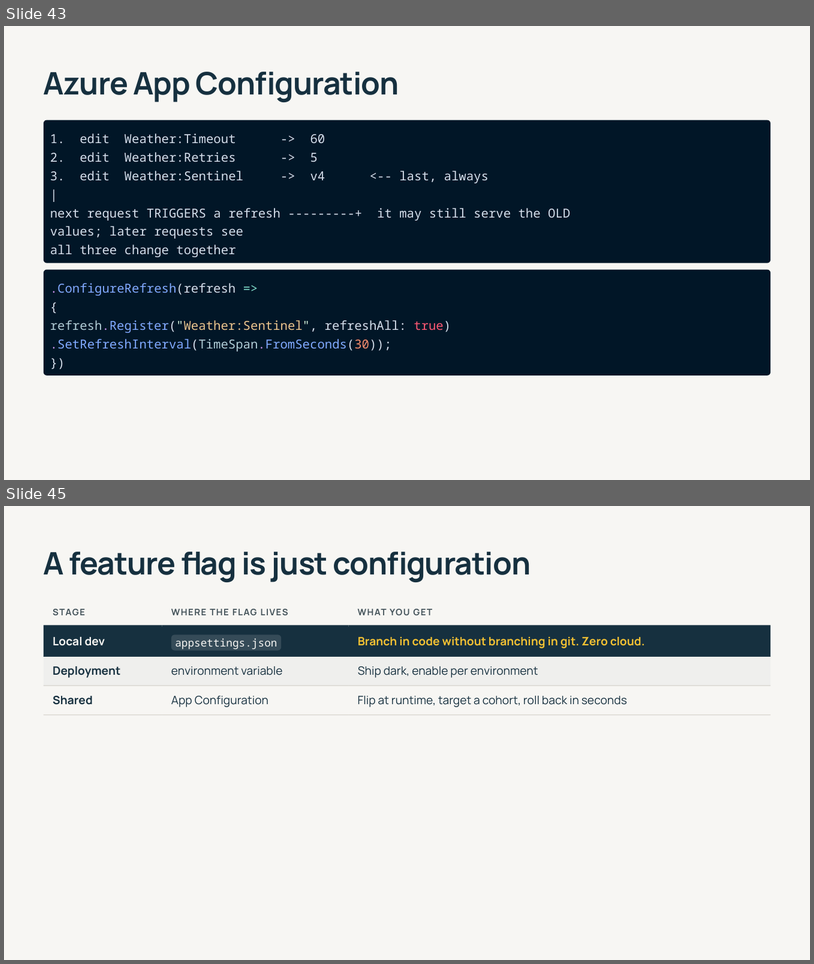
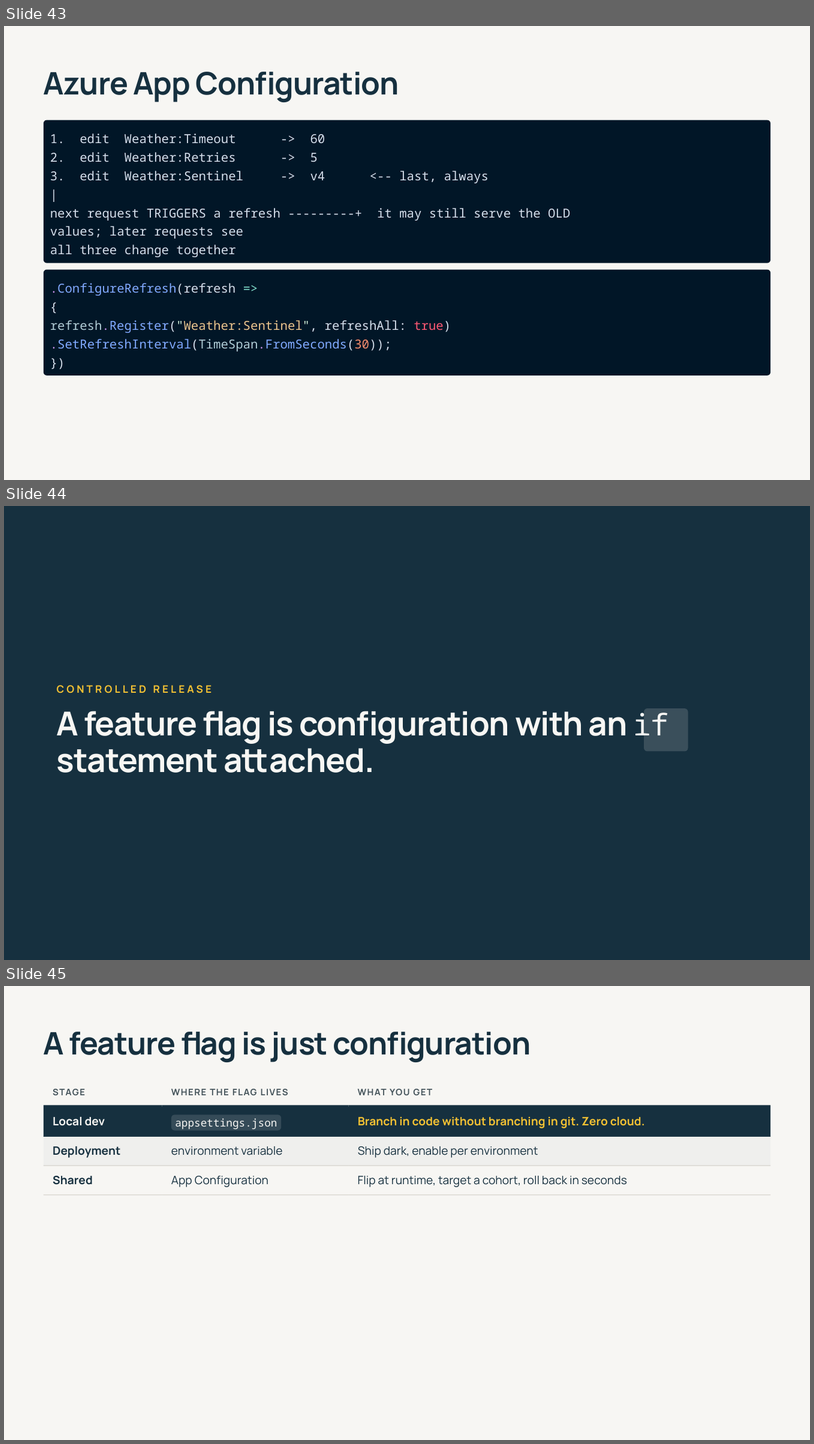
Before and after one commit to 1kevgriff/modern-dotnet-configuration, a slide deck: slides/modern-dotnet-configuration.pptx. Shown one above the other, each under a label of ours: slides 43 and 45 before the commit, slides 43, 44 and 45 after it; the slides between them are not shown. The pictures are 814x964 and 814x1444 pixels, drawn with LibreOffice and Linux fonts; fonts in the diff are those of the drawing. Boxes give left, top, right and bottom in pixels: in the first picture for what was removed or moved away, otherwise in the second. Text is boxed around its words. In the diff, an @@ line names an element or a change of style, - is before the commit and + after.

```diff
--- a/slides/modern-dotnet-configuration.pptx
+++ b/slides/modern-dotnet-configuration.pptx
@@ slide 44 added at [4,506,810,960], background #FFFFFF @@
@@ rectangle added at [4,506,810,960], fill #16303F @@
@@ text added at [57,685,212,693], 9.4 pt, text #F4C233, bold @@
+CONTROLLED RELEASE
@@ text added at [57,711,669,772], 30 pt, text #F7F6F3, bold @@
+A feature flag is configuration with an if statement attached.
@@ rounded rectangle added at [645,708,689,751], fill #F7F6F3 at 16% opacity @@
```
Also in this commit, not shown: 10 slides changed, 2 other slides added, 3 slides removed, 5 other files.
